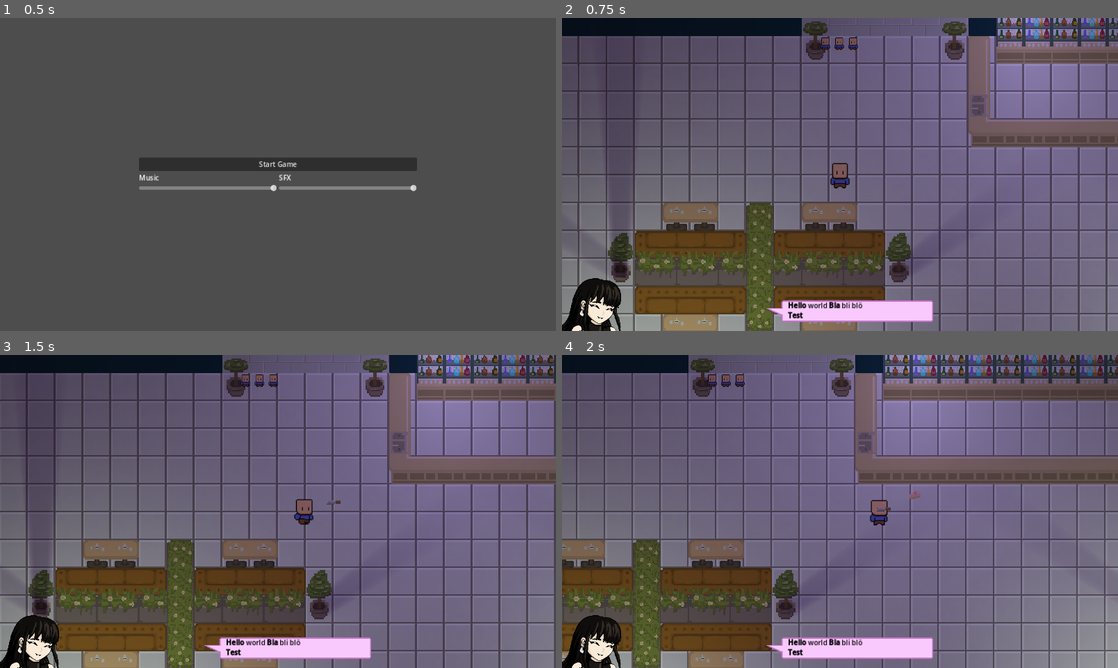
Above: before the commit, frames 1-4 (two rows, left to right).
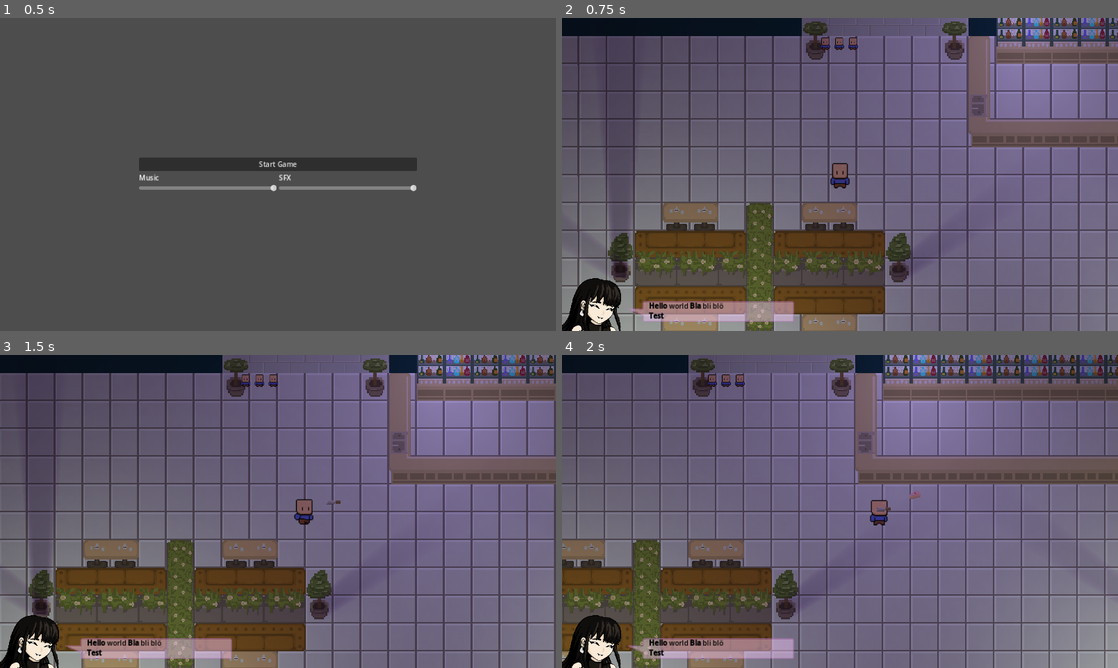
Above: after the commit, the same moments.

Repository: KDing0/GGJGodot
Game: Godot game, scene res://Misc/GameManager.tscn
Same seed, same stepped clock (60 frames per second), same inputs: the game is played once before the commit and once after it.
Inputs (mouse positions are in pixels of both pictures, inside the frame that each line leads up to):
- Up to frame 1 (0.5 s): no input
- Up to frame 2 (0.75 s): click "Start Game" at 0.5 s
- Up to frame 3 (1.5 s): tap Enter at 1.25 s; move the mouse to (400, 495) at 1.27 s; press the mouse at (400, 495) at 1.28 s; hold Right (player_right) from 1.28 s (still down)
- Up to frame 4 (2 s): keep holding Right (player_right)

Frame 1 is identical in both runs. In frame 2, 3.5% of the frame differs, in the area x 12-67%, y 90-98%; in frame 3, 3.6%, in the area x 11-67%, y 90-98%; in frame 4, 3.5%.

Commit message:
Textbox UI angepasst

Diff:
--- a/src/Textboxes/TextCollisions.gd
+++ b/src/Textboxes/TextCollisions.gd
@@ -18,7 +18,8 @@
 
 # Called every frame. 'delta' is the elapsed time since the previous frame.
 func _process(delta):
-	self.position = Vector2.ZERO + cam.position
+	self.position = cam.get_screen_center_position()
+	print(position)
 
 func _on_text_hit(from, to):
 	textbox.changeText(from, to)
--- a/src/Textboxes/textbox.gd
+++ b/src/Textboxes/textbox.gd
@@ -27,12 +27,12 @@
 	pass
 
 func changeText(from_word, to_word):
-	var label: RichTextLabel = $Control/TextBoxContainer/TextMargin/RichTextLabel
+	var label: RichTextLabel = $Control/TextBoxContainer/BoxMargin/TextMargin/RichTextLabel
 	label.text = label.text.replace("[b]" + from_word + "[/b]", to_word)
 
 func add_area_on(word) -> Area2D:
 
-	var label: RichTextLabel = $Control/TextBoxContainer/TextMargin/RichTextLabel
+	var label: RichTextLabel = $Control/TextBoxContainer/BoxMargin/TextMargin/RichTextLabel
 	var fnt = label.get_theme_font("normal_font")
 	var fnt_size = label.get_theme_font_size("normal_font_size")
 
@@ -44,12 +44,12 @@
 	var line = text.count("\n", 0, idx) if idx != 0 else 0
 	var idx_in_line = text_lines[line].find(word)
 	print(word, ", ", lines, ", ", line)
-	var length_to_word = fnt.get_string_size(text_lines[line].substr(0, idx_in_line), 0, -1, fnt_size)
-	var height_to_word = fnt.get_height(fnt_size) * line
-	var length_of_word = fnt.get_string_size(word, 0, -1, fnt_size)
+	var length_to_word = fnt.get_string_size(text_lines[line].substr(0, idx_in_line), 0, -1, fnt_size) / 2.0
+	var height_to_word = fnt.get_height(fnt_size) * line / 2.0
+	var length_of_word = fnt.get_string_size(word, 0, -1, fnt_size) / 2.0
 
-	var posX = -320 + (length_of_word.x / 2.0) + length_to_word.x + $Control/ImageContainer.size.x + 65.0
-	var posY = 160 - (length_of_word.y / 2.0) - ((lines - line) * length_of_word.y)
+	var posX = -320 + (length_of_word.x / 2.0) + length_to_word.x + $Control/ImageContainer.size.x / 2.0 + 30.0
+	var posY = 180 - (length_of_word.y / 2.0) - ((lines - line) * length_of_word.y) - 12
 
 	var area = Area2D.new()
 	var collision = CollisionShape2D.new()
--- a/src/Textboxes/textbox.tscn
+++ b/src/Textboxes/textbox.tscn
@@ -109,8 +109,8 @@
 anchors_preset = 15
 anchor_right = 1.0
 anchor_bottom = 1.0
-offset_right = 5120.0
-offset_bottom = 2880.0
+offset_right = 2560.0
+offset_bottom = 1440.0
 grow_horizontal = 2
 grow_vertical = 2
 
@@ -130,31 +130,32 @@
 
 [node name="TextBoxContainer" type="PanelContainer" parent="Control"]
 layout_mode = 1
-anchors_preset = 7
-anchor_left = 0.5
+anchors_preset = 2
 anchor_top = 1.0
-anchor_right = 0.5
 anchor_bottom = 1.0
-offset_left = -170.0
-offset_top = -70.0
-offset_right = 215.0
-offset_bottom = -21.0
-grow_horizontal = 2
+offset_top = -49.0
+offset_right = 385.0
 grow_vertical = 0
 theme_override_styles/panel = SubResource("StyleBoxEmpty_4vk8d")
 
-[node name="TextBox" type="TextureRect" parent="Control/TextBoxContainer"]
+[node name="BoxMargin" type="MarginContainer" parent="Control/TextBoxContainer"]
+layout_mode = 2
+theme_override_constants/margin_left = 150
+theme_override_constants/margin_bottom = 20
+
+[node name="TextBox" type="TextureRect" parent="Control/TextBoxContainer/BoxMargin"]
+modulate = Color(1, 1, 1, 0.45098)
 layout_mode = 2
 texture = ExtResource("3_svvb8")
 
-[node name="TextMargin" type="MarginContainer" parent="Control/TextBoxContainer"]
+[node name="TextMargin" type="MarginContainer" parent="Control/TextBoxContainer/BoxMargin"]
 layout_mode = 2
 theme_override_constants/margin_left = 50
 theme_override_constants/margin_top = 0
 theme_override_constants/margin_right = 0
 theme_override_constants/margin_bottom = 0
 
-[node name="RichTextLabel" type="RichTextLabel" parent="Control/TextBoxContainer/TextMargin"]
+[node name="RichTextLabel" type="RichTextLabel" parent="Control/TextBoxContainer/BoxMargin/TextMargin"]
 layout_mode = 2
 theme_override_colors/default_color = Color(0, 0, 0, 1)
 bbcode_enabled = true
